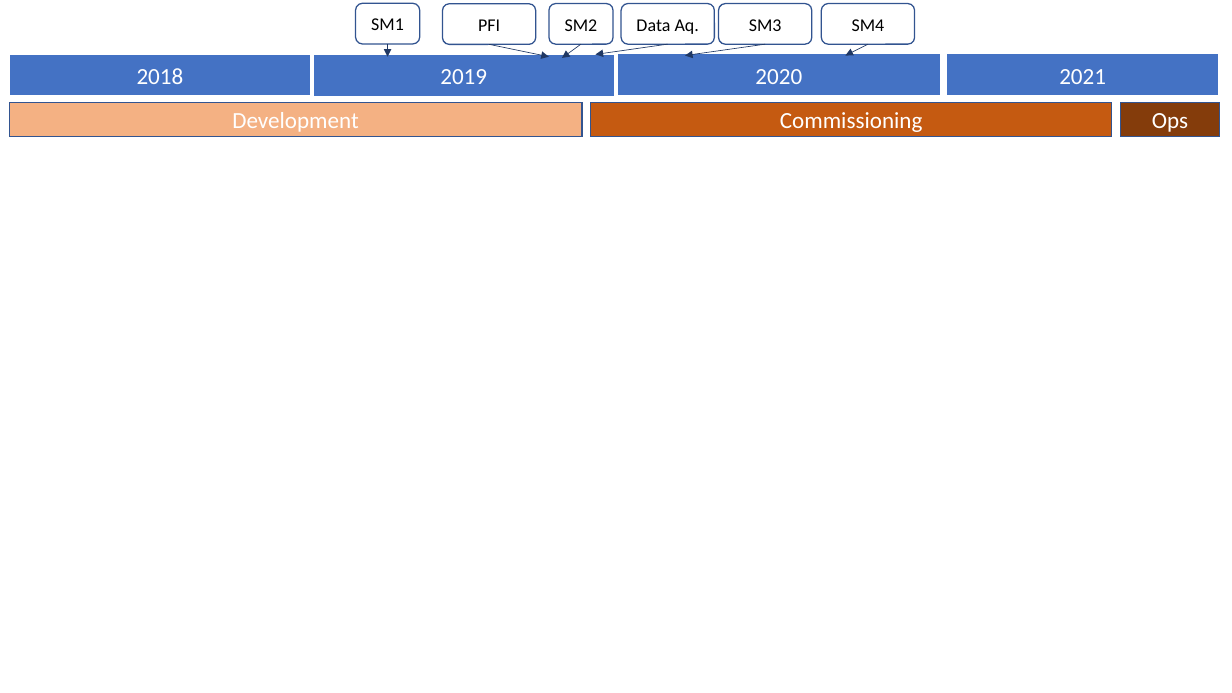
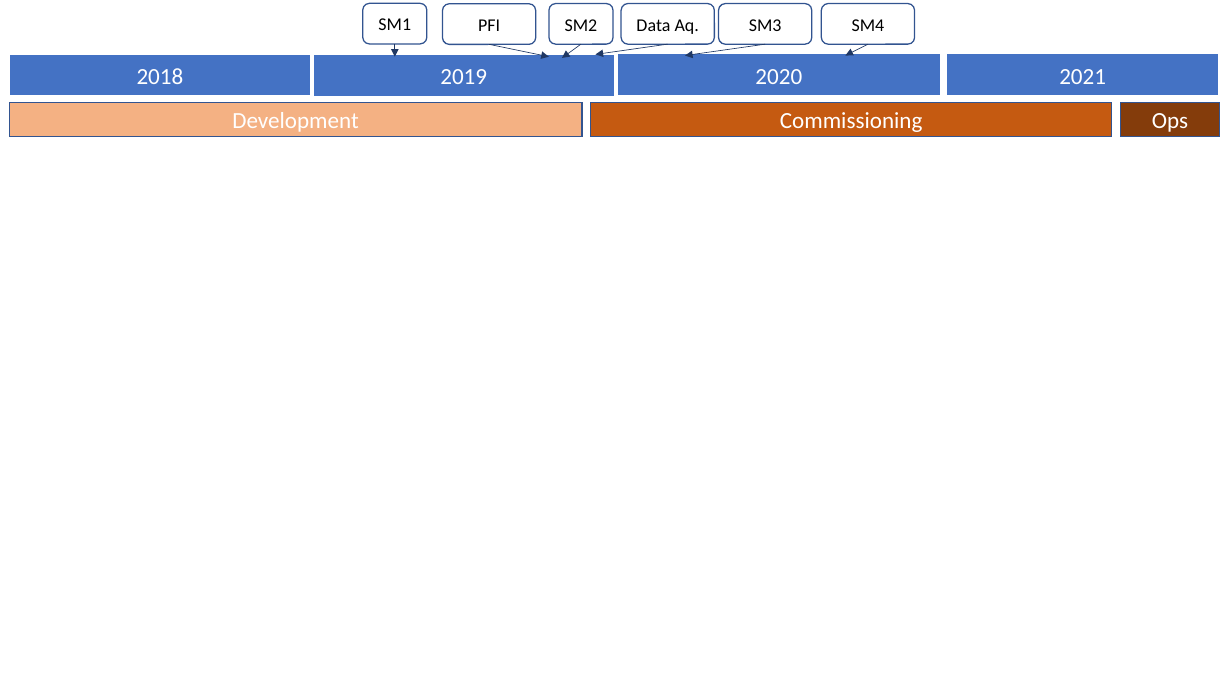
Before and after one commit to hassanxp/Shanghai2018, a slide deck: slide 4 of presentation-drp-plan/2DDRP-PresentationShanghai2018.pptx. Drawn at 1232x693 pixels with LibreOffice and Linux fonts; fonts in the diff are those of the drawing. Boxes give left, top, right and bottom in pixels: in the first picture for what was removed or moved away, otherwise in the second. Text is boxed around its words. In the diff, an @@ line names an element or a change of style, - is before the commit and + after.

```diff
--- a/presentation-drp-plan/2DDRP-PresentationShanghai2018.pptx
+++ b/presentation-drp-plan/2DDRP-PresentationShanghai2018.pptx
@@ rounded rectangle "SM1": place and size @@
-rounded rectangle "SM1" at [356, 4, 420, 44]
+rounded rectangle "SM1" at [363, 4, 427, 44]
@@ arrow moved from (387, 44) - (387, 56) to (395, 44) - (395, 56) @@
```
Also in this commit, not shown: 11 other slides changed, 1 other file.
